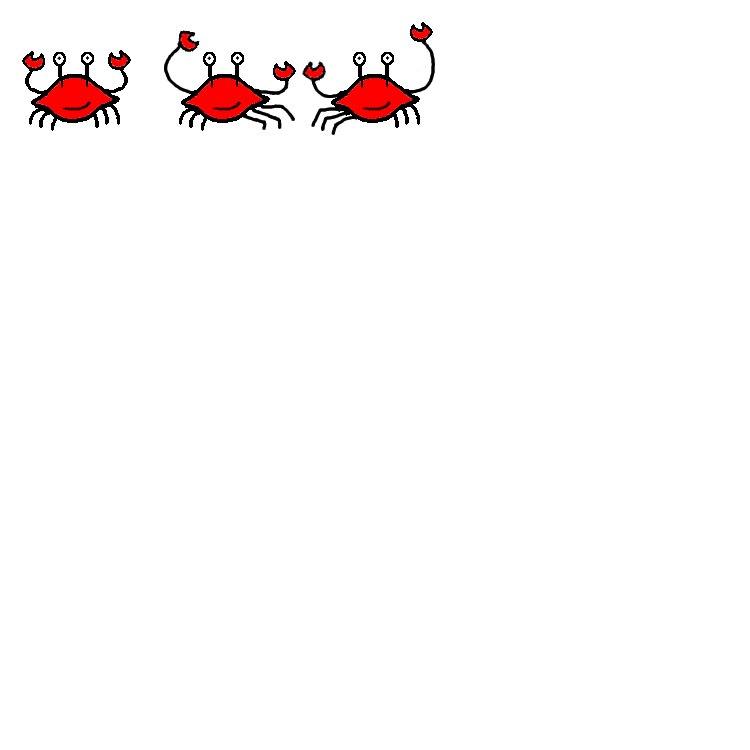
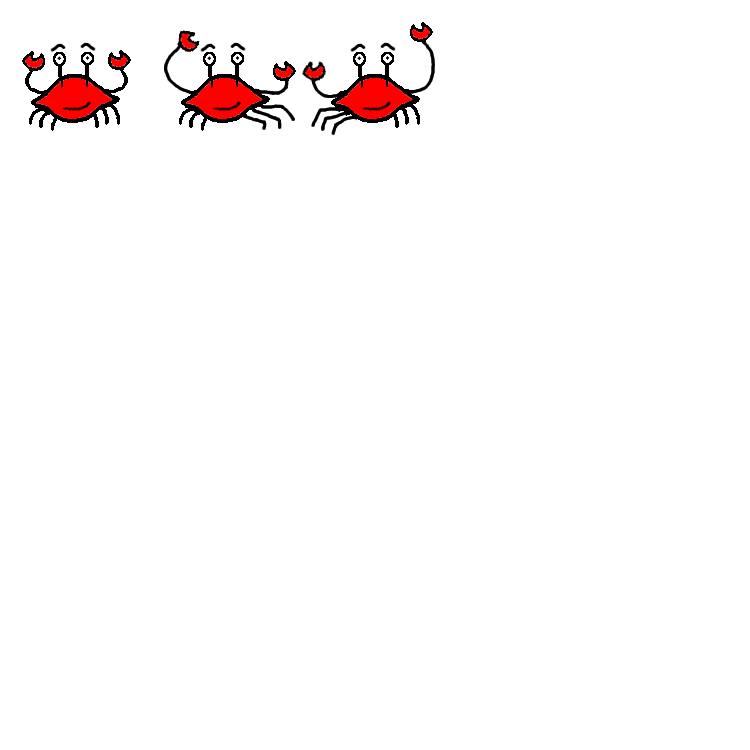
Layers edited between the first and the second w=750, h=750 image:
painted on "Background" over bbox(50, 42, 396, 52)
showed "Layer" over bbox(50, 42, 396, 52)
